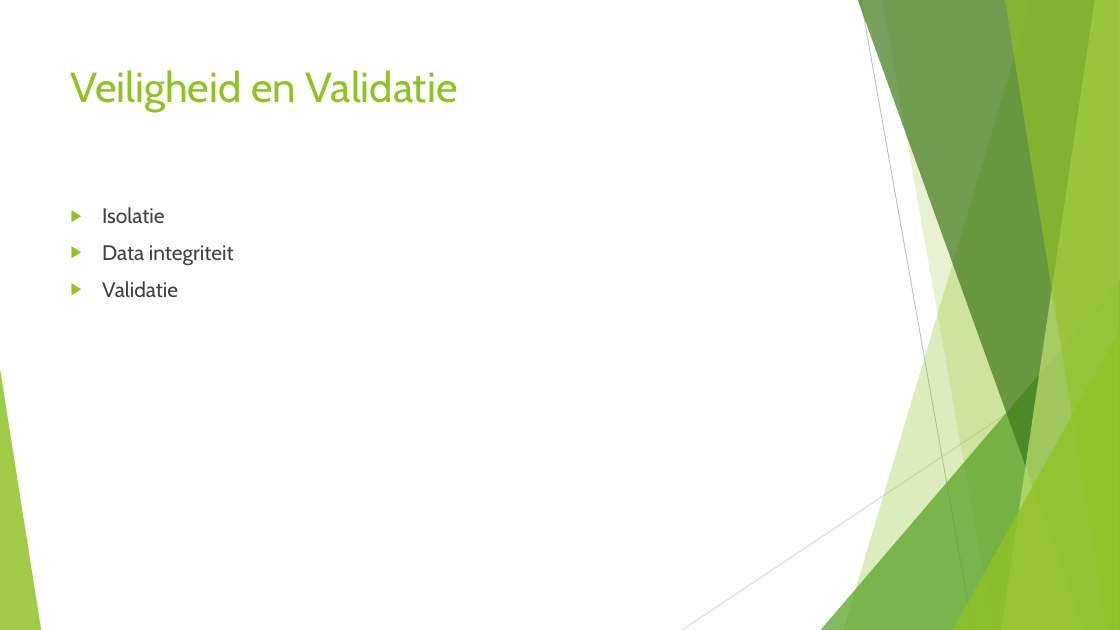
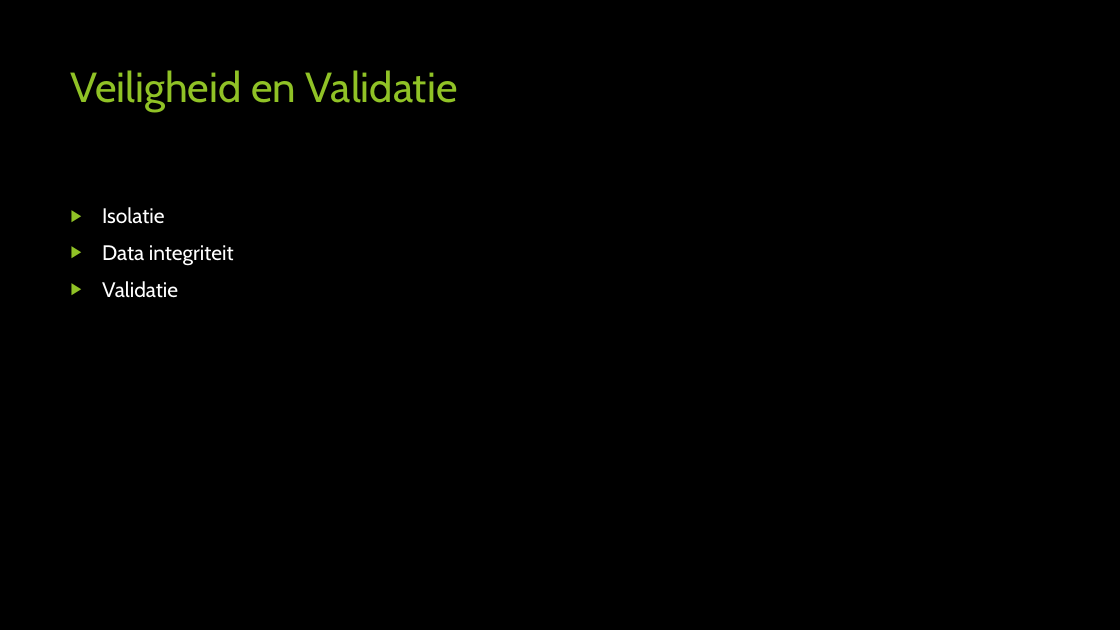
Before and after one commit to kodarakK/hogent-bachproef-caradocroetynck2526, a slide deck: slide 7 of Bachelorproef verdediging.pptx (slide 6 before the commit). Drawn at 1120x630 pixels with LibreOffice and Linux fonts; fonts in the diff are those of the drawing; background and template pictures are left out. Boxes give left, top, right and bottom in pixels: in the first picture for what was removed or moved away, otherwise in the second. Text is boxed around its words. In the diff, an @@ line names an element or a change of style, - is before the commit and + after.

```diff
--- a/Bachelorproef verdediging.pptx
+++ b/Bachelorproef verdediging.pptx
@@ background #FFFFFF to picture (left out) @@
@@ rectangle added at (x1=0, y1=0, x2=1120, y2=630), fill #000000 @@
@@ line (861, 0) - (973, 630): stroke #BFBFBF 0.75 pt to #000000 0.75 pt @@
@@ text "Isolatie" at (x1=102, y1=207, x2=234, y2=298): text colour #404040 to #FFFFFF @@
@@ line (1120, 339) - (682, 630): stroke #D9D9D9 0.75 pt to #000000 0.75 pt @@
```
Also in this commit, not shown: 2 other slides changed, 3 slides added, 1 slide removed.
